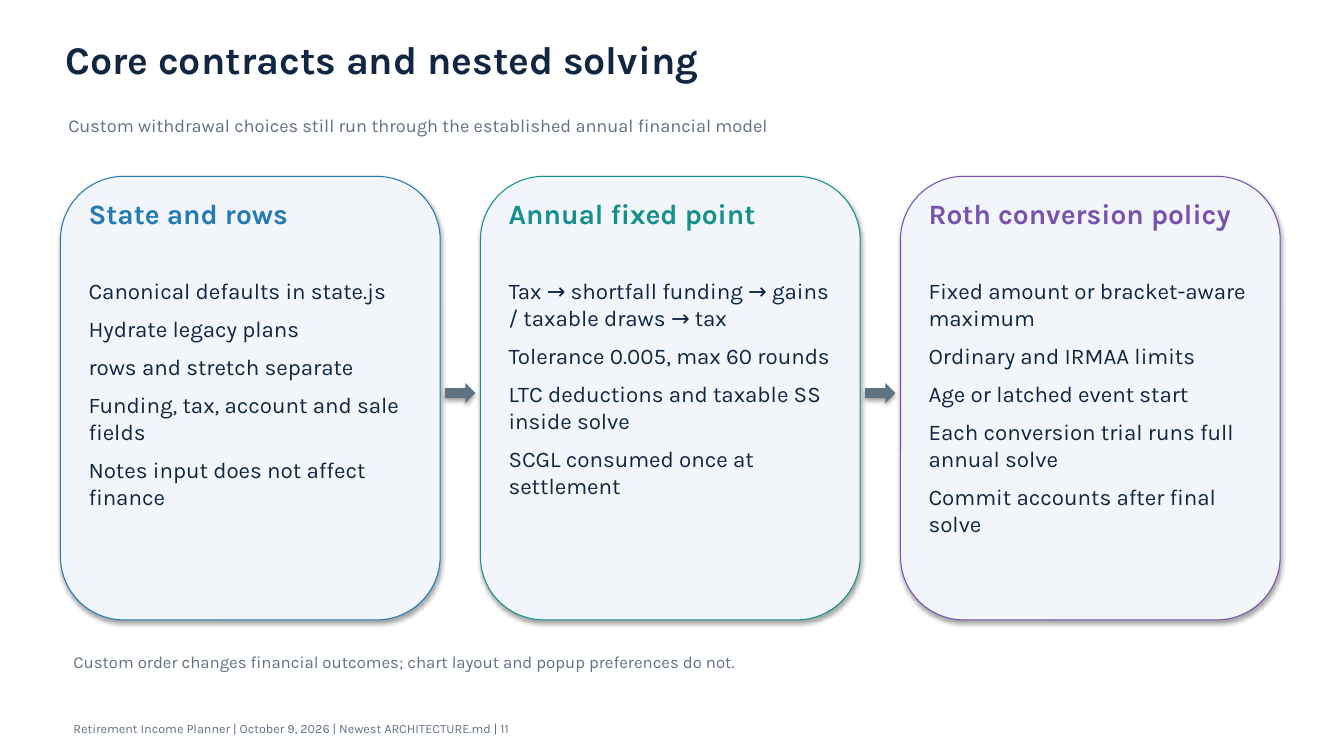
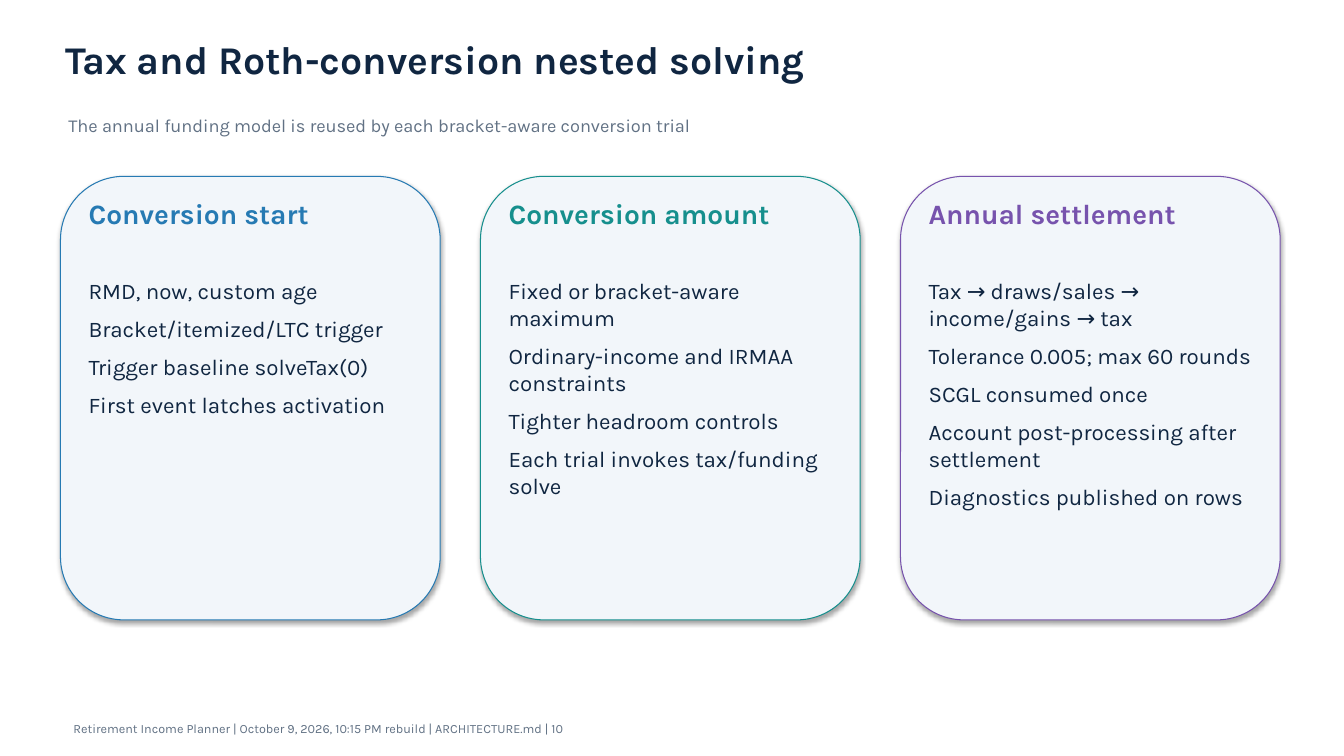
Before and after one commit to howardc64/retirefin, a slide deck: slide 10 of docs/retirement_income_planner_architecture.pptx (slide 11 before the commit). Drawn at 1344x756 pixels with LibreOffice and Linux fonts; fonts in the diff are those of the drawing. Boxes give left, top, right and bottom in pixels: in the first picture for what was removed or moved away, otherwise in the second. Text is boxed around its words. In the diff, an @@ line names an element or a change of style, - is before the commit and + after.

```diff
--- a/docs/retirement_income_planner_architecture.pptx
+++ b/docs/retirement_income_planner_architecture.pptx
@@ text at box(65, 46, 804, 84): text changed @@
-Core contracts and nested solving
+Tax and Roth-conversion nested solving
@@ text at box(68, 119, 690, 137): text changed @@
-Custom withdrawal choices still run through the established annual financial model
+The annual funding model is reused by each bracket-aware conversion trial
@@ text at box(89, 204, 308, 225): text changed @@
-State and rows
+Conversion start
@@ text at box(509, 204, 769, 225): text changed @@
-Annual fixed point
+Conversion amount
@@ text at box(929, 205, 1176, 225): text changed @@
-Roth conversion policy
+Annual settlement
@@ text at box(89, 285, 385, 414): text changed @@
-Canonical defaults in state.js
-Hydrate legacy plans
-rows and stretch separate
-Funding, tax, account and sale fields
-Notes input does not affect finance
+RMD, now, custom age
+Bracket/itemized/LTC trigger
+Trigger baseline solveTax(0)
+First event latches activation
@@ text at box(509, 283, 817, 495): text changed @@
-Tax → shortfall funding → gains / taxable draws → tax
-Tolerance 0.005, max 60 rounds
-LTC deductions and taxable SS inside solve
-SCGL consumed once at settlement
+Fixed or bracket-aware maximum
+Ordinary-income and IRMAA constraints
+Tighter headroom controls
+Each trial invokes tax/funding solve
@@ text at box(929, 282, 1251, 511): text changed @@
-Fixed amount or bracket-aware maximum
-Ordinary and IRMAA limits
-Age or latched event start
-Each conversion trial runs full annual solve
-Commit accounts after final solve
+Tax → draws/sales → income/gains → tax
+Tolerance 0.005; max 60 rounds
+SCGL consumed once
+Account post-processing after settlement
+Diagnostics published on rows
@@ right arrow removed at box(446, 383, 476, 403) @@
@@ right arrow removed at box(865, 383, 895, 403) @@
@@ text removed at box(73, 656, 735, 672) @@
-Custom order changes financial outcomes; chart layout and popup preferences do not.
@@ text at box(73, 724, 563, 734): text changed @@
-Retirement Income Planner | October 9, 2026 | Newest ARCHITECTURE.md | 11
+Retirement Income Planner | October 9, 2026, 10:15 PM rebuild | ARCHITECTURE.md | 10
```
Also in this commit, not shown: 11 other slides changed, 3 slides added, 3 slides removed, 4 other files.
